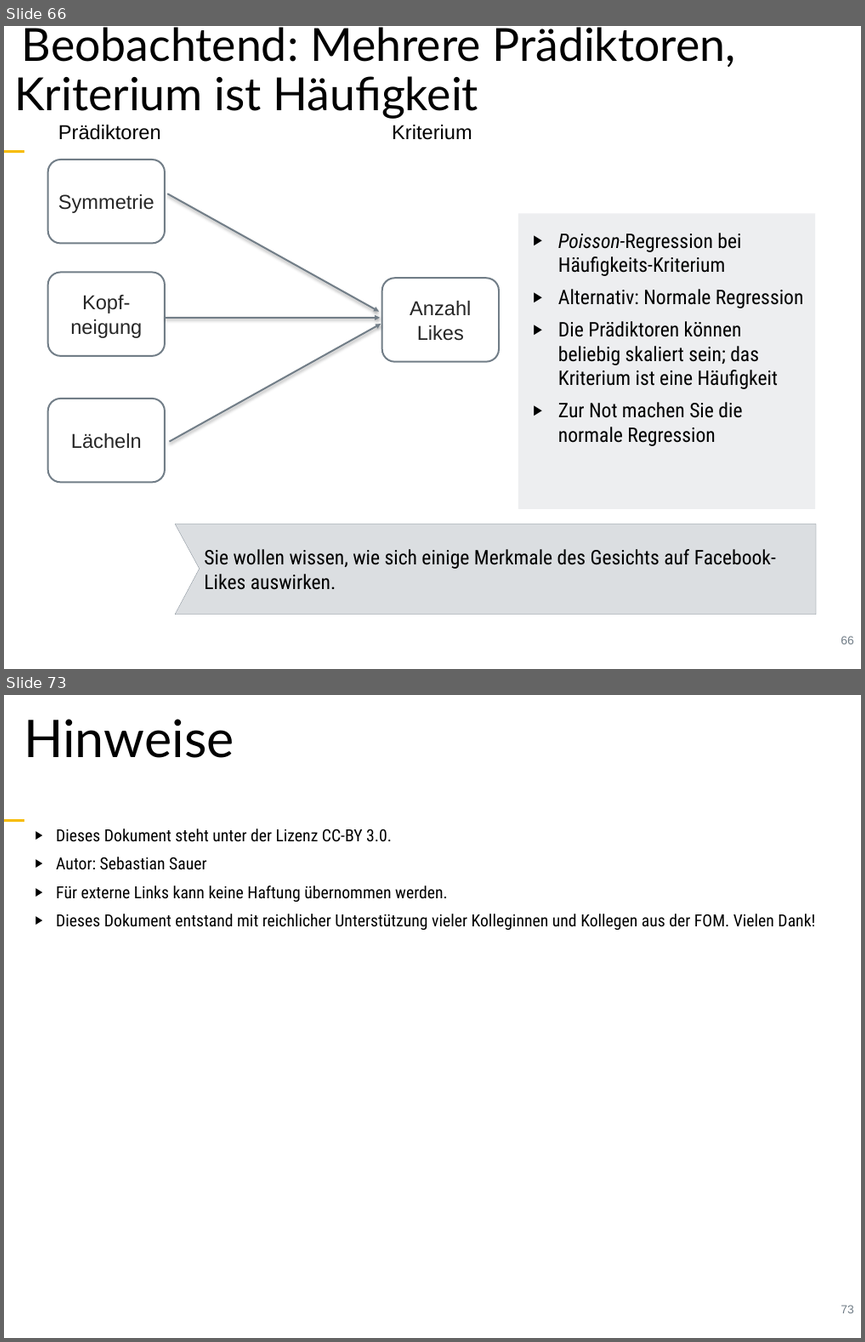
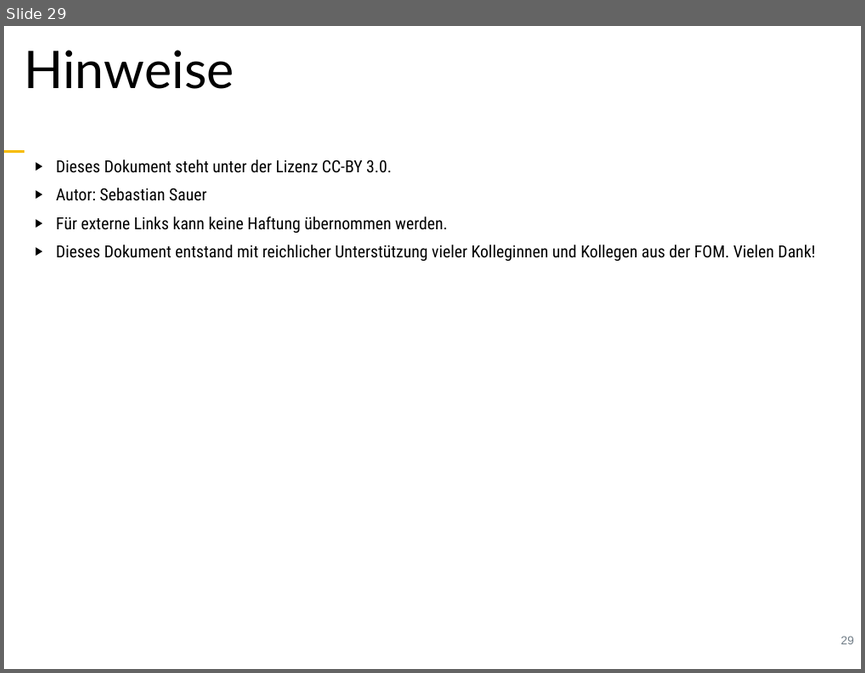
Before and after one commit to sebastiansauer/fopra, a slide deck: Skript-Folien/FoPra-Thema04.pptx. Shown one above the other, each under a label of ours: slides 66 and 73 before the commit, slide 29 after it; the slides between them are not shown. The pictures are 865x1342 and 865x673 pixels, drawn with LibreOffice and Linux fonts; fonts in the diff are those of the drawing. Boxes give left, top, right and bottom in pixels: in the first picture for what was removed or moved away, otherwise in the second. Text is boxed around its words. In the diff, an @@ line names an element or a change of style, - is before the commit and + after.

```diff
--- a/Skript-Folien/FoPra-Thema04.pptx
+++ b/Skript-Folien/FoPra-Thema04.pptx
@@ slide 66 removed at [4, 26, 861, 669], background #FFFFFF; not listed: 1 template element that a slide beside it also shows @@
@@ text removed at [14, 27, 736, 119] @@
-Beobachtend: Mehrere Prädiktoren, Kriterium ist Häufigkeit
@@ text removed at [58, 125, 161, 140] @@
-Prädiktoren
@@ text removed at [392, 125, 472, 140] @@
-Kriterium
@@ ellipse removed at [575, 126, 758, 201] @@
@@ rounded rectangle removed at [48, 159, 165, 244] @@
-Symmetrie
@@ arrow removed from (167, 193) to (379, 312) @@
@@ rectangle removed at [518, 213, 815, 509] @@
@@ text removed at [558, 233, 804, 446] @@
-▶︎ Poisson-Regression bei Häufigkeits-Kriterium
-▶︎ Alternativ: Normale Regression
-▶︎ Die Prädiktoren können beliebig skaliert sein; das Kriterium ist eine Häufigkeit
-▶︎ Zur Not machen Sie die normale Regression
@@ rounded rectangle removed at [48, 272, 165, 356] @@
-Kopf-
-neigung
@@ rounded rectangle removed at [382, 278, 500, 362] @@
-Anzahl
-Likes
@@ arrow removed from (165, 318) to (380, 318) @@
@@ arrow removed from (169, 441) to (381, 324) @@
@@ rounded rectangle removed at [48, 398, 165, 482] @@
-Lächeln
@@ freeform shape removed at [19, 524, 193, 614] @@
@@ freeform shape removed at [175, 524, 817, 614] @@
@@ text removed at [204, 549, 776, 590] @@
-Sie wollen wissen, wie sich einige Merkmale des Gesichts auf Facebook-Likes auswirken.
@@ page number removed at [840, 635, 853, 644] @@
-66
@@ what was slide 73 is now slide 29 @@
@@ page number at [840, 635, 853, 644]: text changed @@
-73
+29
```
Also in this commit, not shown: 4 slides changed, 2 slides added, 45 other slides removed, 9 other files.
